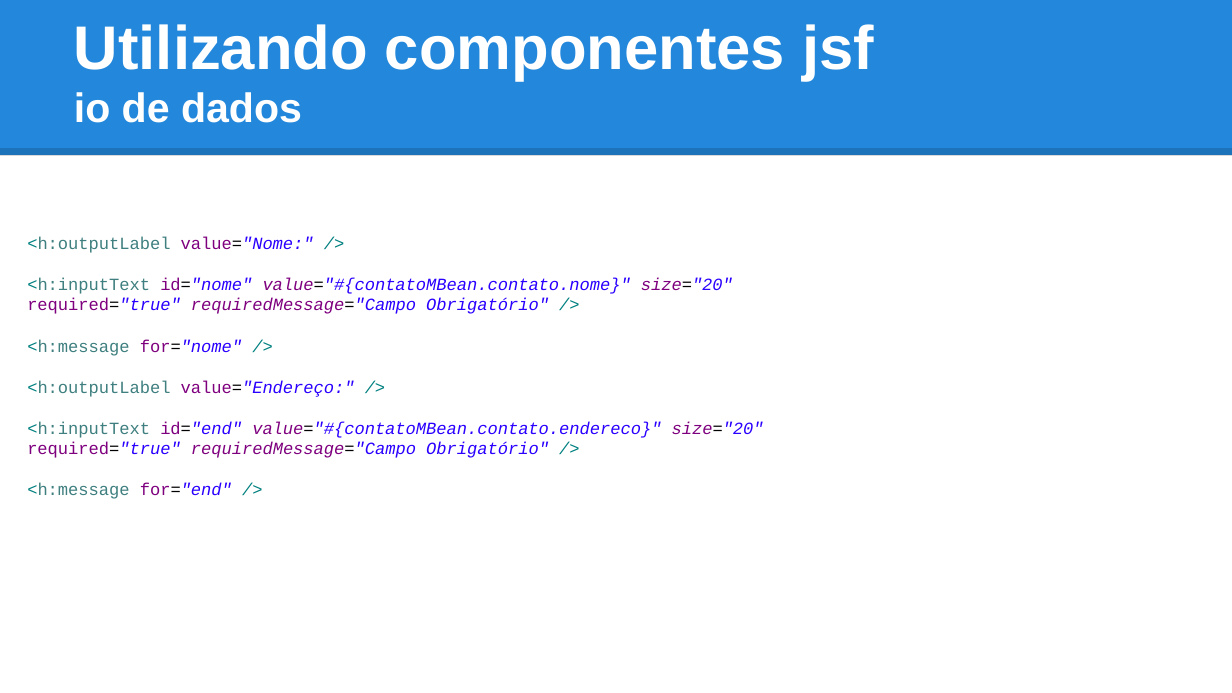
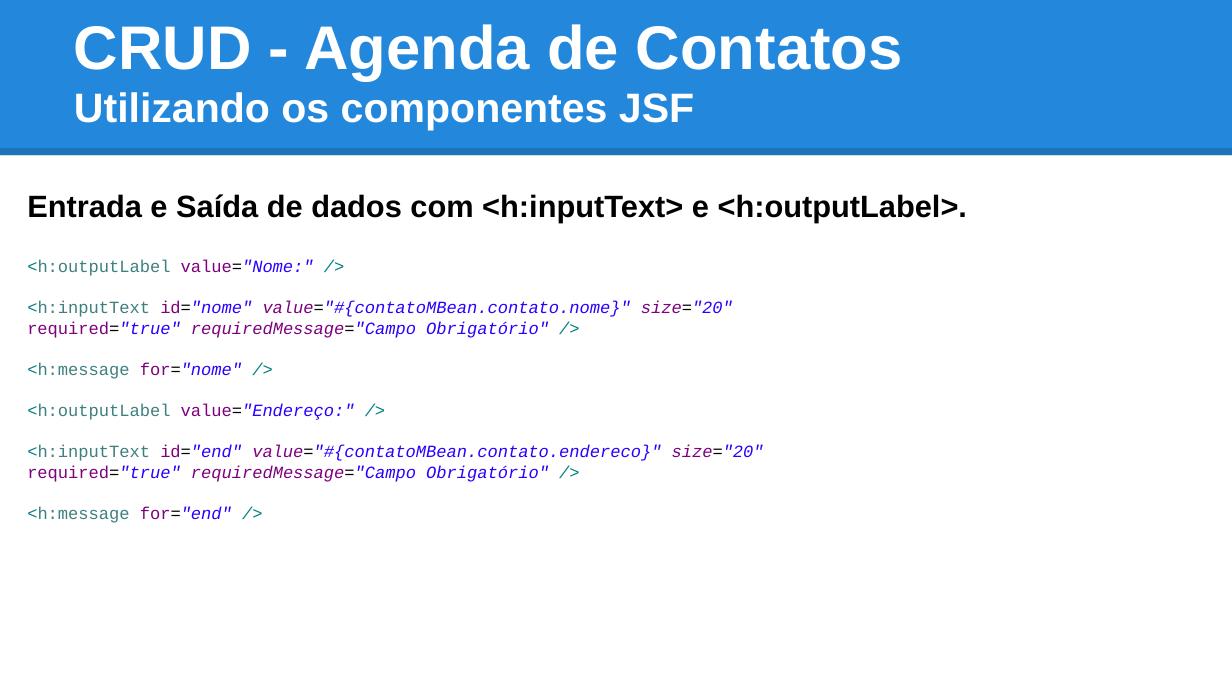
Before and after one commit to tiagogoncalves/jsf_workshop, a slide deck: slide 45 of apresentacao/slide_jsf_prime_faces.pptx (slide 44 before the commit). Drawn at 1232x693 pixels with LibreOffice and Linux fonts; fonts in the diff are those of the drawing. Boxes give left, top, right and bottom in pixels: in the first picture for what was removed or moved away, otherwise in the second. Text is boxed around its words. In the diff, an @@ line names an element or a change of style, - is before the commit and + after.

```diff
--- a/apresentacao/slide_jsf_prime_faces.pptx
+++ b/apresentacao/slide_jsf_prime_faces.pptx
@@ title at (74, 24, 903, 131): text changed; size 36 to 24 pt @@
-Utilizando componentes jsf
-io de dados
+CRUD - Agenda de Contatos
+Utilizando os componentes JSF
@@ text added at (27, 194, 967, 222), 18 pt, text #000000, bold @@
+Entrada e Saída de dados com <h:inputText> e <h:outputLabel>.
@@ text "<h:outputLabel value="Nome:" />": place and size @@
-text "<h:outputLabel value="Nome:" />" at (27, 236, 764, 499)
+text "<h:outputLabel value="Nome:" />" at (27, 259, 764, 523)
```
Also in this commit, not shown: 21 other slides changed, 6 slides added, 1 slide removed, 2 other files.
